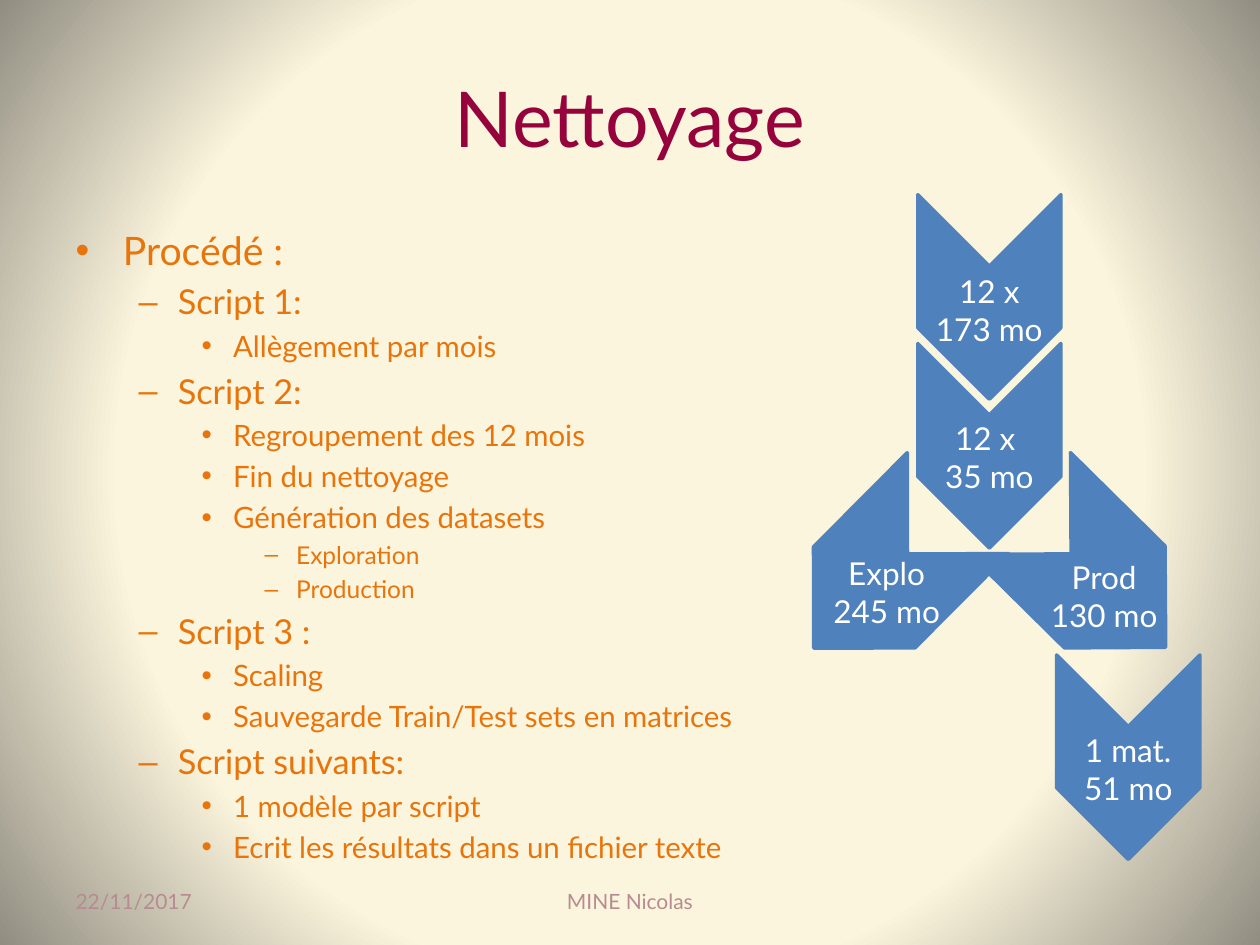
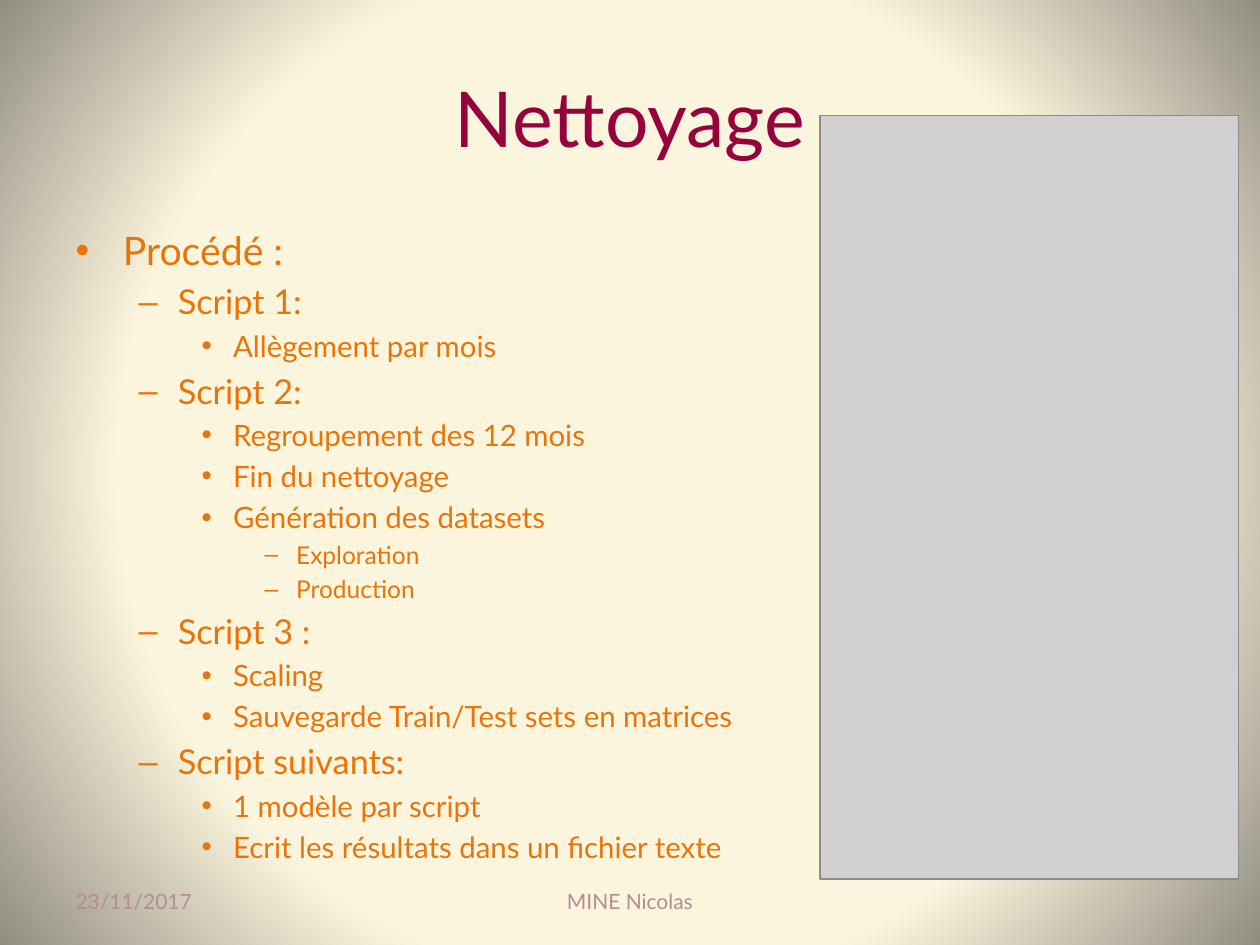
Before and after one commit to Coni63/OC_DS, a slide deck: slide 6 of P4/Presentation-projet_4.pptx. Drawn at 1260x945 pixels with LibreOffice and Linux fonts; fonts in the diff are those of the drawing; grey boxes stand for pictures. Boxes give left, top, right and bottom in pixels: in the first picture for what was removed or moved away, otherwise in the second. Text is boxed around its words. In the diff, an @@ line names an element or a change of style, - is before the commit and + after.

```diff
--- a/P4/Presentation-projet_4.pptx
+++ b/P4/Presentation-projet_4.pptx
@@ picture added at <box>820,116,1239,879</box> @@
@@ chevron removed at <box>917,195,1061,399</box> @@
@@ text removed at <box>936,280,1043,341</box> @@
-12 x 173 mo
@@ chevron removed at <box>917,344,1061,548</box> @@
@@ text removed at <box>945,427,1034,488</box> @@
-12 x
-35 mo
@@ chevron removed at <box>763,453,1009,699</box> @@
@@ chevron removed at <box>969,453,1216,699</box> @@
@@ text removed at <box>833,562,940,629</box> @@
-Explo
-245 mo
@@ text removed at <box>1051,566,1158,627</box> @@
-Prod
-130 mo
@@ chevron removed at <box>1056,655,1200,859</box> @@
@@ text removed at <box>1084,739,1173,800</box> @@
-1 mat.
-51 mo
@@ text at <box>76,894,192,909</box>: text changed @@
-22/11/2017
+23/11/2017
```
Also in this commit, not shown: 19 other slides changed, 1 other file.
